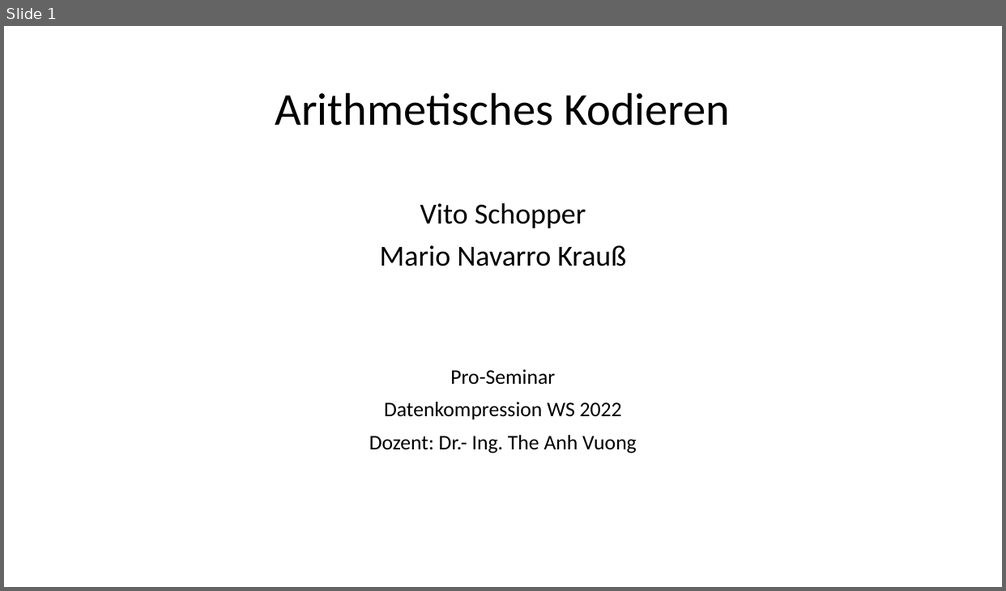
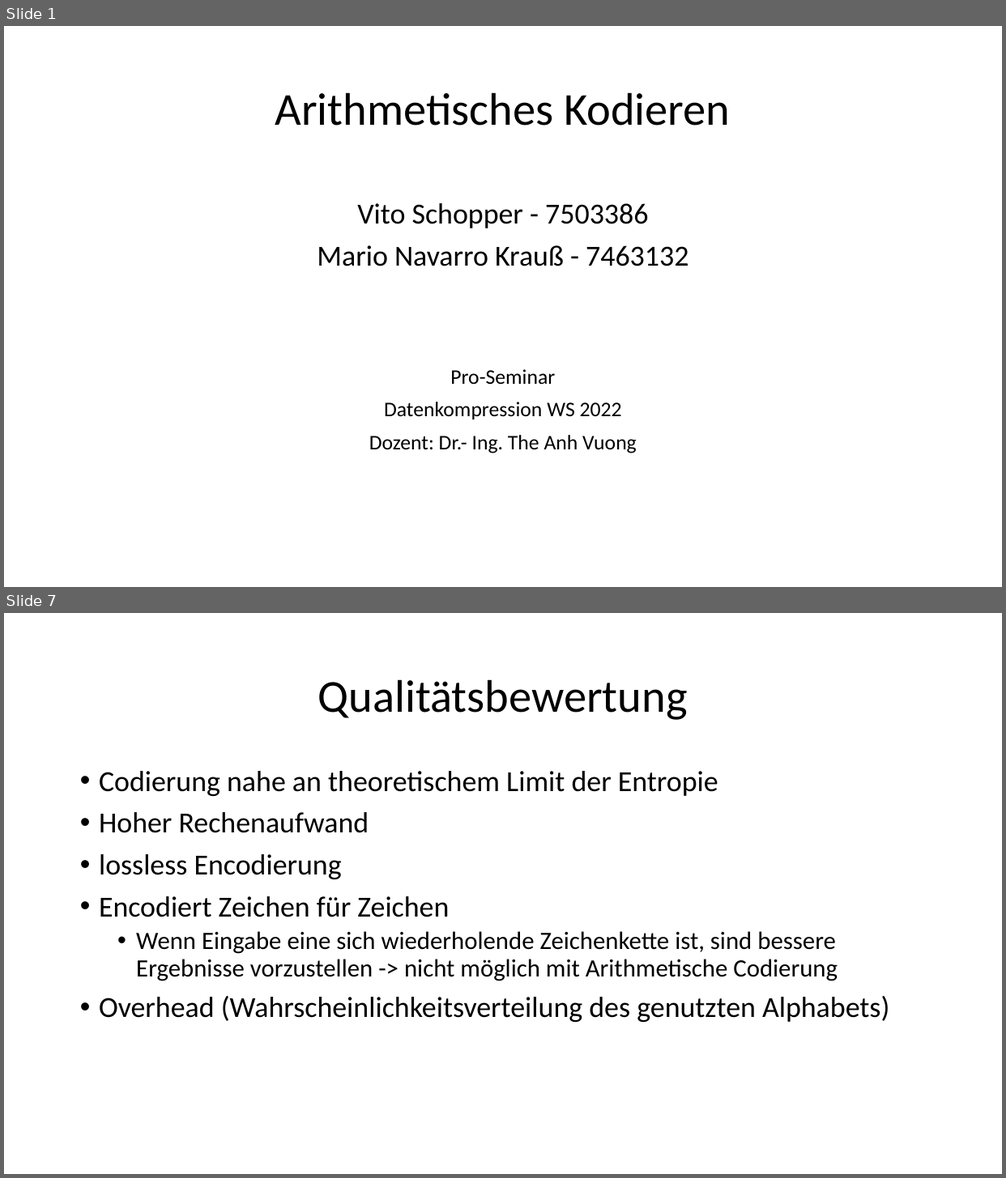
Before and after one commit to vsLog/Seminar-Datenkompression-2022, a slide deck: Präsentation/Präsentation.pptx. Shown one above the other, each under a label of ours: slide 1 before the commit, slides 1 and 7 after it; the slides between them are not shown. The pictures are 1006x591 and 1006x1178 pixels, drawn with LibreOffice and Linux fonts; fonts in the diff are those of the drawing. Boxes give left, top, right and bottom in pixels: in the first picture for what was removed or moved away, otherwise in the second. Text is boxed around its words. In the diff, an @@ line names an element or a change of style, - is before the commit and + after.

```diff
--- a/Präsentation/Präsentation.pptx
+++ b/Präsentation/Präsentation.pptx
@@ slide 7 added at (x1=4, y1=613, x2=1002, y2=1174), background #FFFFFF @@
@@ title added at (x1=318, y1=679, x2=688, y2=720), 44 pt, text #000000 @@
+Qualitätsbewertung
@@ text added at (x1=99, y1=771, x2=889, y2=1022), 28 pt, text #000000 @@
+• Codierung nahe an theoretischem Limit der Entropie
+• Hoher Rechenaufwand
+• lossless Encodierung
+• Encodiert Zeichen für Zeichen
+  • Wenn Eingabe eine sich wiederholende Zeichenkette ist, sind bessere Ergebnisse vorzustellen -> nicht möglich mit Arithmetische Codierung
+• Overhead (Wahrscheinlichkeitsverteilung des genutzten Alphabets)
@@ slide 1 changed as well @@
@@ text at (x1=317, y1=203, x2=688, y2=267): text changed @@
-Vito Schopper
-Mario Navarro Krauß
+Vito Schopper - 7503386
+Mario Navarro Krauß - 7463132
```
Also in this commit, not shown: 4 other slides added, 3 other files.
